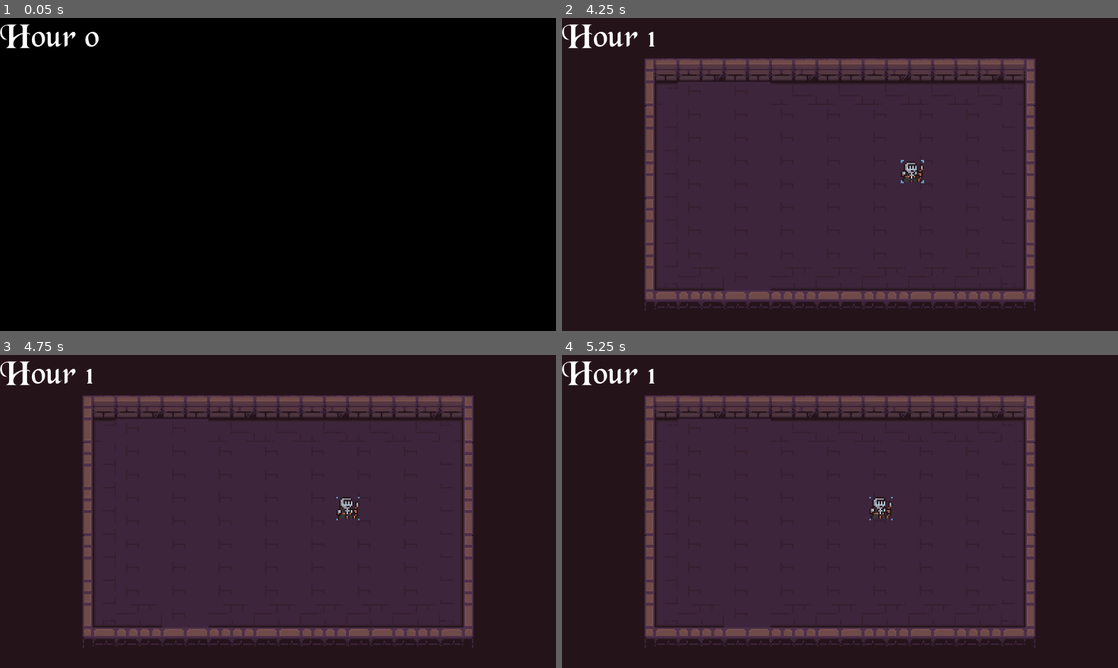
Above: before the commit, frames 1-4 (two rows, left to right).
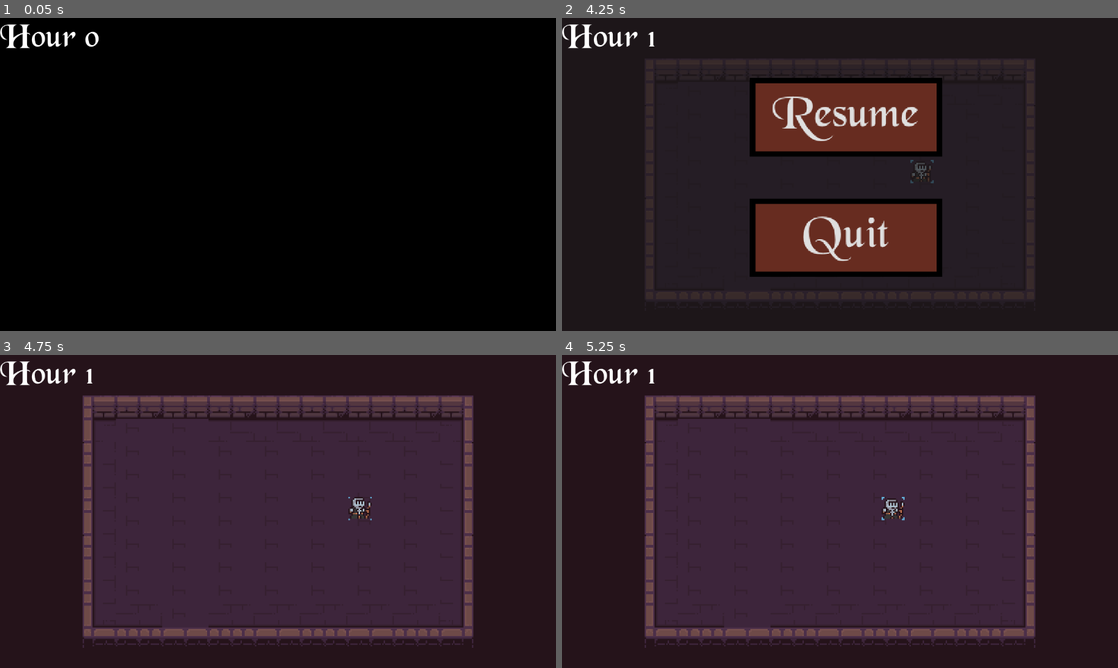
Above: after the commit, the same moments.

Repository: johntheman54321/Godot-Wild-Jam-68
Game: Godot game, scene res://Scenes/World/world.tscn
Same seed, same stepped clock (60 frames per second), same inputs: the game is played once before the commit and once after it.
Inputs (mouse positions are in pixels of both pictures, inside the frame that each line leads up to):
- Up to frame 1 (0.05 s): no input
- Up to frame 2 (4.25 s): hold Right (ui_right) 0.53-1.28 s; hold Down (ui_down) 1.28-2.03 s; hold Right (ui_right) 2.03-2.78 s; tap Enter at 2.75 s; hold Up (ui_up) 2.78-3.53 s; hold Left (ui_left) from 3.53 s (still down); tap Escape (Pause, bound only after the commit) at 4.15 s
- Up to frame 3 (4.75 s): release Left (ui_left) at 4.25 s; click (283, 455) at 4.25 s, where only the run after the commit has a clickable "Resume"
- Up to frame 4 (5.25 s): hold Left (ui_left) from 5.03 s (still down)

Frame 1 is identical in both runs. In frame 2, 26% of the frame differs, in the area x 14-86%, y 12-91%; in frame 3, 0.3%; in frame 4, 0.3%.

Commit message:
Added pause menu

Diff:
--- /dev/null
+++ b/Scenes/Pause Menu/pause_menu.gd
@@ -0,0 +1,11 @@
+extends Control
+
+
+
+func _on_resume_pressed():
+	get_tree().paused = false
+	$".".hide()
+
+
+func _on_quit_pressed():
+	get_tree().quit()
--- /dev/null
+++ b/Scenes/Pause Menu/pause_menu.tscn
@@ -0,0 +1,54 @@
+[gd_scene load_steps=5 format=3 uid="uid://f6kl27emvlii"]
+
+[ext_resource type="Script" path="res://Scenes/Pause Menu/pause_menu.gd" id="1_y3lst"]
+[ext_resource type="FontFile" uid="uid://b2om50ho0qbh8" path="res://Fonts/BLKCHCRY.otf" id="2_t81o0"]
+[ext_resource type="StyleBox" uid="uid://d48hqrcmb3v3" path="res://Sprites/Buttons/tres/Normal Brown Button.tres" id="3_y0u7n"]
+[ext_resource type="StyleBox" uid="uid://cw8yhi13l41fh" path="res://Sprites/Buttons/tres/Hover Brown Button.tres" id="4_5vo1v"]
+
+[node name="Pause_Menu" type="Control"]
+process_mode = 2
+layout_mode = 3
+anchors_preset = 0
+scale = Vector2(0.967001, 1)
+script = ExtResource("1_y3lst")
+
+[node name="ColorRect" type="ColorRect" parent="."]
+layout_mode = 0
+offset_left = -380.558
+offset_top = -240.0
+offset_right = 397.442
+offset_bottom = 216.0
+color = Color(0.0941176, 0.0941176, 0.0941176, 0.631373)
+
+[node name="Resume" type="Button" parent="."]
+layout_mode = 0
+offset_left = -120.0
+offset_top = -128.0
+offset_right = 136.0
+offset_bottom = -24.0
+theme_override_fonts/font = ExtResource("2_t81o0")
+theme_override_font_sizes/font_size = 60
+theme_override_styles/normal = ExtResource("3_y0u7n")
+theme_override_styles/hover = ExtResource("4_5vo1v")
+theme_override_styles/pressed = ExtResource("4_5vo1v")
+theme_override_styles/disabled = ExtResource("4_5vo1v")
+theme_override_styles/focus = ExtResource("4_5vo1v")
+text = "Resume"
+
+[node name="Quit" type="Button" parent="."]
+layout_mode = 0
+offset_left = -120.0
+offset_top = 32.0
+offset_right = 136.0
+offset_bottom = 136.0
+theme_override_fonts/font = ExtResource("2_t81o0")
+theme_override_font_sizes/font_size = 60
+theme_override_styles/normal = ExtResource("3_y0u7n")
+theme_override_styles/hover = ExtResource("4_5vo1v")
+theme_override_styles/pressed = ExtResource("4_5vo1v")
+theme_override_styles/disabled = ExtResource("4_5vo1v")
+theme_override_styles/focus = ExtResource("4_5vo1v")
+text = "Quit"
+
+[connection signal="pressed" from="Resume" to="." method="_on_resume_pressed"]
+[connection signal="pressed" from="Quit" to="." method="_on_quit_pressed"]
--- a/Scenes/World/world.gd
+++ b/Scenes/World/world.gd
@@ -2,12 +2,19 @@
 
 var hour = 0
 var day = 0
+@onready var pauseMenu = $Camera2D/Pause_Menu
 
 func _process(delta):
 	$CanvasLayer/Timer_UI.text = "Hour " + str(hour)
+	if Input.is_action_just_pressed("Pause"):
+		PauseMenu()
 
 func _on_timer_timeout():
 	hour += 1
 	if hour == 24:
 		hour = 0
 		day += 1
+
+func PauseMenu():
+	pauseMenu.show()
+	get_tree().paused = true
--- a/Scenes/World/world.tscn
+++ b/Scenes/World/world.tscn
@@ -1,10 +1,11 @@
-[gd_scene load_steps=8 format=3 uid="uid://dx1gv8nvax1i2"]
+[gd_scene load_steps=9 format=3 uid="uid://dx1gv8nvax1i2"]
 
 [ext_resource type="Script" path="res://Scenes/world/world.gd" id="1_r4sy2"]
 [ext_resource type="Texture2D" uid="uid://ceodsknvecwpo" path="res://Sprites/2D Pixel Dungeon Asset Pack/character and tileset/Dungeon_Tileset.png" id="2_vjgdf"]
 [ext_resource type="PackedScene" uid="uid://d4emleblx5wfk" path="res://Scenes/player/player.tscn" id="3_qopbf"]
 [ext_resource type="PackedScene" uid="uid://q1nrdwh5h3ts" path="res://Scenes/loading_screen/loading_screen.tscn" id="4_ulie7"]
 [ext_resource type="FontFile" uid="uid://b2om50ho0qbh8" path="res://Fonts/BLKCHCRY.otf" id="5_ogirs"]
+[ext_resource type="PackedScene" uid="uid://f6kl27emvlii" path="res://Scenes/Pause Menu/pause_menu.tscn" id="6_5fyle"]
 
 [sub_resource type="TileSetAtlasSource" id="TileSetAtlasSource_ve46v"]
 texture = ExtResource("2_vjgdf")
@@ -349,6 +350,21 @@
 position = Vector2(-192, 128)
 platform_wall_layers = 1
 
+[node name="CanvasLayer" type="CanvasLayer" parent="."]
+
+[node name="Timer_UI" type="Label" parent="CanvasLayer"]
+texture_filter = 2
+texture_repeat = 3
+offset_right = 242.0
+offset_bottom = 183.0
+theme_override_fonts/font = ExtResource("5_ogirs")
+theme_override_font_sizes/font_size = 70
+text = "Hour 0"
+
+[node name="Timer" type="Timer" parent="CanvasLayer/Timer_UI"]
+wait_time = 3.0
+autostart = true
+
 [node name="Camera2D" type="Camera2D" parent="."]
 position = Vector2(-192, 112)
 zoom = Vector2(3, 3)
@@ -357,17 +373,8 @@
 limit_right = 768
 limit_bottom = 512
 
-[node name="CanvasLayer" type="CanvasLayer" parent="."]
-
-[node name="Timer_UI" type="Label" parent="CanvasLayer"]
-offset_right = 242.0
-offset_bottom = 183.0
-theme_override_fonts/font = ExtResource("5_ogirs")
-theme_override_font_sizes/font_size = 70
-text = "Hour 0"
-
-[node name="Timer" type="Timer" parent="CanvasLayer/Timer_UI"]
-wait_time = 3.0
-autostart = true
+[node name="Pause_Menu" parent="Camera2D" instance=ExtResource("6_5fyle")]
+visible = false
+scale = Vector2(0.52, 0.520001)
 
 [connection signal="timeout" from="CanvasLayer/Timer_UI/Timer" to="." method="_on_timer_timeout"]
--- /dev/null
+++ b/Sprites/Buttons/tres/Hover Brown Button.tres
@@ -0,0 +1,6 @@
+[gd_resource type="StyleBoxTexture" load_steps=2 format=3 uid="uid://cw8yhi13l41fh"]
+
+[ext_resource type="Texture2D" uid="uid://qreiluxvmiis" path="res://Sprites/Buttons/Sprites/hover brown.png" id="1_wahrr"]
+
+[resource]
+texture = ExtResource("1_wahrr")
--- /dev/null
+++ b/Sprites/Buttons/tres/Normal Brown Button.tres
@@ -0,0 +1,6 @@
+[gd_resource type="StyleBoxTexture" load_steps=2 format=3 uid="uid://d48hqrcmb3v3"]
+
+[ext_resource type="Texture2D" uid="uid://1hbwq7uh61f3" path="res://Sprites/Buttons/Sprites/brown button.png" id="1_fmh4h"]
+
+[resource]
+texture = ExtResource("1_fmh4h")
--- a/project.godot
+++ b/project.godot
@@ -53,6 +53,11 @@
 , Object(InputEventKey,"resource_local_to_scene":false,"resource_name":"","device":-1,"window_id":0,"alt_pressed":false,"shift_pressed":false,"ctrl_pressed":false,"meta_pressed":false,"pressed":false,"keycode":0,"physical_keycode":83,"key_label":0,"unicode":115,"echo":false,"script":null)
 ]
 }
+Pause={
+"deadzone": 0.5,
+"events": [Object(InputEventKey,"resource_local_to_scene":false,"resource_name":"","device":-1,"window_id":0,"alt_pressed":false,"shift_pressed":false,"ctrl_pressed":false,"meta_pressed":false,"pressed":false,"keycode":0,"physical_keycode":4194305,"key_label":0,"unicode":0,"echo":false,"script":null)
+]
+}
 
 [layer_names]
 
Binary file added: Sprites/Buttons/Sprites/brown button.png
Not shown, added: Sprites/Buttons/Sprites/brown button.png.import
Binary file added: Sprites/Buttons/Sprites/hover brown.png
Not shown, added: Sprites/Buttons/Sprites/hover brown.png.import
